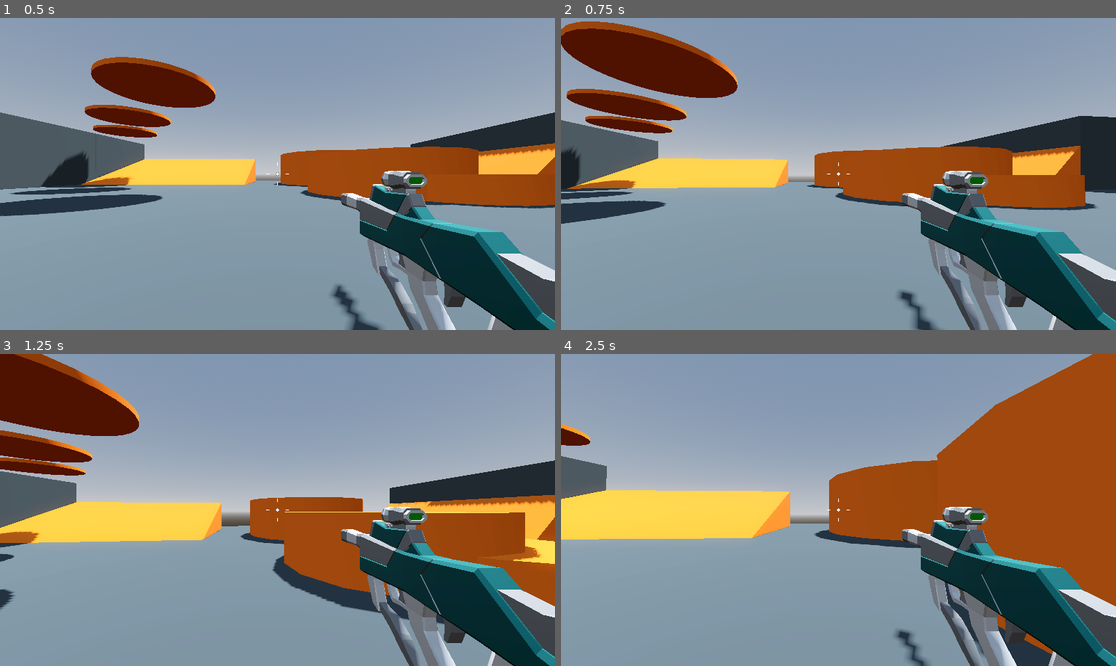
Above: before the commit, frames 1-4 (two rows, left to right).
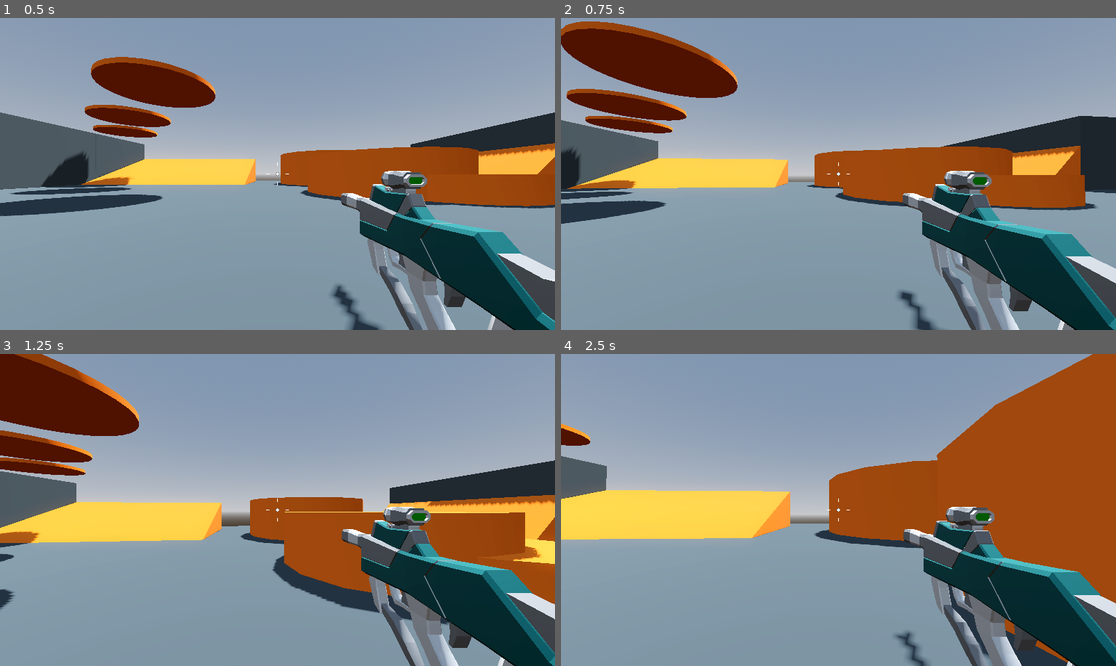
Above: after the commit, the same moments.

Repository: DTNevaeha/Shootout
Game: Godot game, scene res://Levels/SandBox.tscn
Two runs of this game, one before a commit and one after it. Both use one fixed random seed, a clock stepped at 60 frames per second and the inputs below.
Inputs (mouse positions are in pixels of both pictures, inside the frame that each line leads up to):
- Up to frame 1 (0.5 s): no input
- Up to frame 2 (0.75 s): tap Enter at 0.5 s; move the mouse to (866, 174) at 0.52 s; press the mouse at (866, 174) at 0.53 s; hold W (move_forward) from 0.53 s (still down)
- Up to frame 3 (1.25 s): keep holding W (move_forward); tap Space (jump) at 0.77 s
- Up to frame 4 (2.5 s): keep holding W (move_forward); move the mouse to (810, 510) at 1.27 s; release the mouse at (810, 510) at 1.28 s; click (810, 510) at 1.35 s; tap Space (jump) at 1.52 s; move the mouse to (849, 503) at 2.02 s; press the mouse at (849, 503) at 2.03 s

Frame 1 is identical in both runs. In frame 2, 2.4% of the frame differs, in the area x 61-100%, y 48-100%; in frame 3, 2.8%; in frame 4, 4.1%, in the area x 60-100%, y 48-100%.

Commit message:
Added raycast3d to player weapon

Diff:
--- a/Weapons/SMG.tscn
+++ b/Weapons/SMG.tscn
@@ -3,7 +3,8 @@
 [ext_resource type="PackedScene" uid="uid://dnp3n1gun4xnx" path="res://Weapons/hitscan_weapon.tscn" id="1_1f0d0"]
 [ext_resource type="PackedScene" uid="uid://dk86q6ho81eul" path="res://Weapons/SMG.glb" id="2_1pp2t"]
 
-[node name="SMG" instance=ExtResource("1_1f0d0")]
+[node name="SMG" node_paths=PackedStringArray("weapon_mesh") instance=ExtResource("1_1f0d0")]
+weapon_mesh = NodePath("SMG")
 
 [node name="SMG" parent="." index="1" instance=ExtResource("2_1pp2t")]
 transform = Transform3D(1, 0, 0, 0, 1, 0, 0, 0, 1, 0.714, -0.302, -1)
--- a/Weapons/hitscan_weapon.gd
+++ b/Weapons/hitscan_weapon.gd
@@ -1,12 +1,22 @@
 extends Node3D
 
 @export var fire_rate := 14.0
+@export var recoil := 0.05
+@export var weapon_mesh: Node3D
 
 @onready var cooldown_timer: Timer = $CooldownTimer
+@onready var ray_cast_3d: RayCast3D = $RayCast3D
+@onready var weapon_position: Vector3 = weapon_mesh.position
 
 
-func _process(_delta: float) -> void:
+func _process(delta: float) -> void:
 	if Input.is_action_pressed("fire"):
 		if cooldown_timer.is_stopped():
-			cooldown_timer.start(1.0 / fire_rate)
-			print("Weapon Fired!")
+			shoot()
+
+	weapon_mesh.position = weapon_mesh.position.lerp(weapon_position, delta * 10.0)
+
+func shoot() -> void:
+	cooldown_timer.start(1.0 / fire_rate)
+	printt("Weapon Fired!", ray_cast_3d.get_collider())
+	weapon_mesh.position.z += recoil
--- a/Weapons/hitscan_weapon.tscn
+++ b/Weapons/hitscan_weapon.tscn
@@ -7,3 +7,6 @@
 
 [node name="CooldownTimer" type="Timer" parent="."]
 one_shot = true
+
+[node name="RayCast3D" type="RayCast3D" parent="."]
+target_position = Vector3(0, 0, -100)
